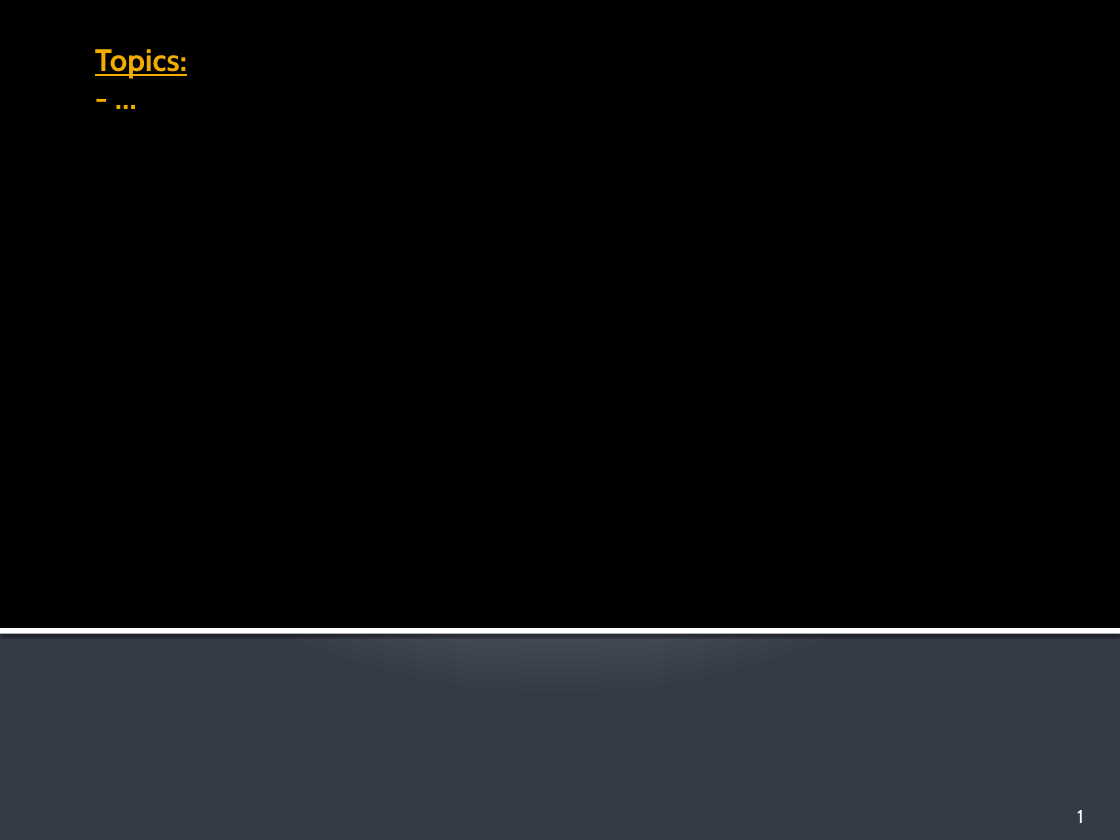
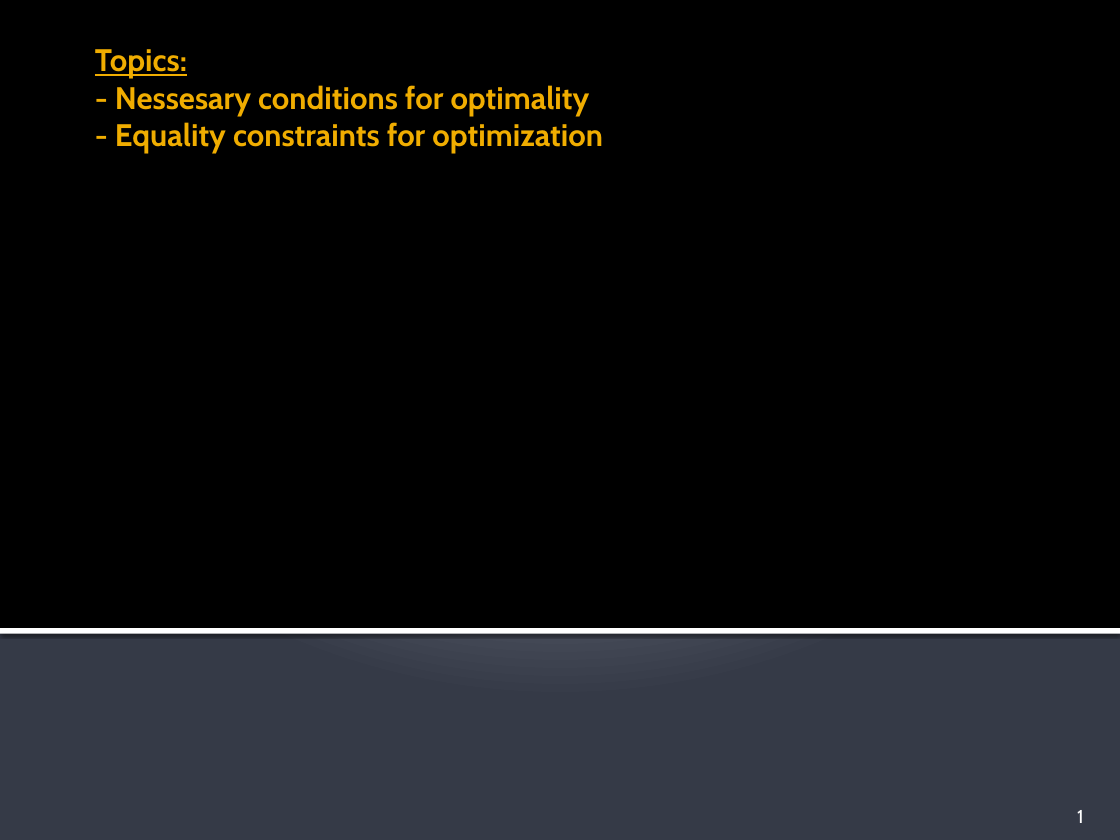
Before and after one commit to kamzolov-opt/libSiriusOpt, a slide deck: slide 1 of lectures/L7_optimization_with_intuitive_description.pptx. Drawn at 1120x840 pixels with LibreOffice and Linux fonts; fonts in the diff are those of the drawing. Boxes give left, top, right and bottom in pixels: in the first picture for what was removed or moved away, otherwise in the second. Text is boxed around its words. In the diff, an @@ line names an element or a change of style, - is before the commit and + after.

Commit message:
up

```diff
--- a/lectures/L7_optimization_with_intuitive_description.pptx
+++ b/lectures/L7_optimization_with_intuitive_description.pptx
@@ title at box(95, 49, 603, 154): text changed @@
-Topics:
-- …
+Topics:
+- Nessesary conditions for optimality
+- Equality constraints for optimization
```
